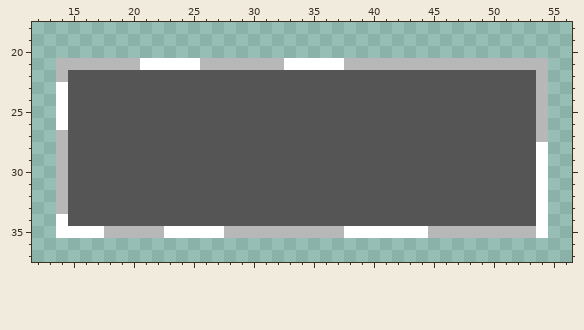
File history of a pixel-art sprite, 50-50/sprites/Button/7ee64133-47a4-438e-9eaf-b4b1a2879ae8.png. The picture above was drawn from the file before the commit.
The file is 64x64 pixels. Shown: x 12..56, y 18..37.
Now the later version:
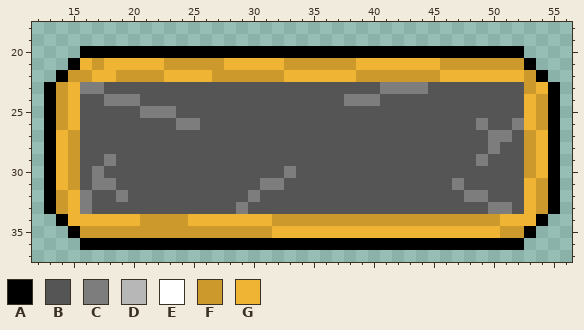
Palette (. is transparent): A #000000  B #555555  C #7d7d7d  D #b7b7b7  E #ffffff  F #cc992c  G #efb434
Edits made:
{"y":20,"x":16,"old":".....................................","new":"AAAAAAAAAAAAAAAAAAAAAAAAAAAAAAAAAAAAA"}
{"y":21,"x":14,"old":"DDDDDDDEEEEEDDDDDDDEEEEEDDDDDDDDDDDDDDDDD","new":".AGFGGGGGFFFFFGGGGGFFFFFFGGGGGGGFFFFFFFA."}
{"y":22,"x":14,"old":"DBBBBBBBBBBBBBBBBBBBBBBBBBBBBBBBBBBBBBBBD","new":"AFFGGFFFFGGGGFFFFFFGGGGGGFFFFFFFGGGGGGGFA"}
{"y":23,"x":13,"old":".EBBB","new":"AFGCC"}
{"y":23,"x":41,"old":"BBBB","new":"CCCC"}
{"y":23,"x":53,"old":"BD.","new":"FGA"}
{"y":24,"x":13,"old":".EB","new":"AFG"}
{"y":24,"x":18,"old":"BBB","new":"CCC"}
{"y":24,"x":38,"old":"BBB","new":"CCC"}
{"y":24,"x":53,"old":"BD.","new":"GFA"}
{"y":25,"x":13,"old":".EB","new":"AFG"}
{"y":25,"x":21,"old":"BBB","new":"CCC"}
{"y":25,"x":53,"old":"BD.","new":"GFA"}
{"y":26,"x":13,"old":".EB","new":"AFG"}
{"y":26,"x":24,"old":"BB","new":"CC"}
{"y":26,"x":49,"old":"B","new":"C"}
{"y":26,"x":52,"old":"BBD.","new":"CGFA"}
{"y":27,"x":13,"old":".DB","new":"AGF"}
{"y":27,"x":50,"old":"BB","new":"CC"}
{"y":27,"x":53,"old":"BD.","new":"FGA"}
{"y":28,"x":13,"old":".DB","new":"AGF"}
{"y":28,"x":50,"old":"B","new":"C"}
{"y":28,"x":53,"old":"BE.","new":"FGA"}
{"y":29,"x":13,"old":".DB","new":"AGF"}
{"y":29,"x":18,"old":"B","new":"C"}
{"y":29,"x":49,"old":"B","new":"C"}
{"y":29,"x":53,"old":"BE.","new":"FGA"}
{"y":30,"x":13,"old":".DB","new":"AGF"}
{"y":30,"x":17,"old":"B","new":"C"}
{"y":30,"x":33,"old":"B","new":"C"}
{"y":30,"x":53,"old":"BE.","new":"FGA"}
{"y":31,"x":13,"old":".DB","new":"AGF"}
{"y":31,"x":17,"old":"BB","new":"CC"}
{"y":31,"x":31,"old":"BB","new":"CC"}
{"y":31,"x":47,"old":"B","new":"C"}
{"y":31,"x":53,"old":"BE.","new":"GFA"}
{"y":32,"x":13,"old":".DBB","new":"AFGC"}
{"y":32,"x":19,"old":"B","new":"C"}
{"y":32,"x":30,"old":"B","new":"C"}
{"y":32,"x":48,"old":"BB","new":"CC"}
{"y":32,"x":53,"old":"BE.","new":"GFA"}
{"y":33,"x":13,"old":".DBB","new":"AFGC"}
{"y":33,"x":29,"old":"B","new":"C"}
{"y":33,"x":50,"old":"BB","new":"CC"}
{"y":33,"x":53,"old":"BE.","new":"GFA"}
{"y":34,"x":14,"old":"EBBBBBBBBBBBBBBBBBBBBBBBBBBBBBBBBBBBBBBBE","new":"AGGGGGGFFFFGGGGGGGFFFFFFFFFFFFFFFFFFFGGGA"}
{"y":35,"x":14,"old":"EEEEDDDDDEEEEEDDDDDDDDDDEEEEEEEDDDDDDDDDE","new":".AFFFFFFFFFFFFFFFFGGGGGGGGGGGGGGGGGGGFFA."}
{"y":36,"x":16,"old":".....................................","new":"AAAAAAAAAAAAAAAAAAAAAAAAAAAAAAAAAAAAA"}
{"label":"changed","picture_box":[44,46,560,250]}
